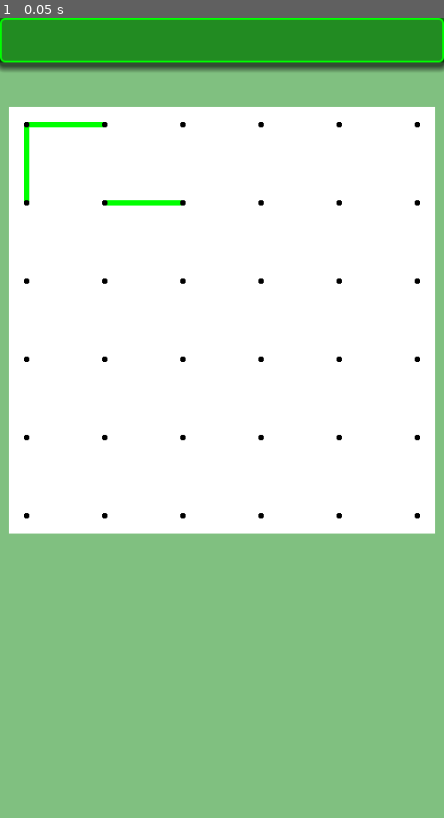
Above: before the commit, frame 1.
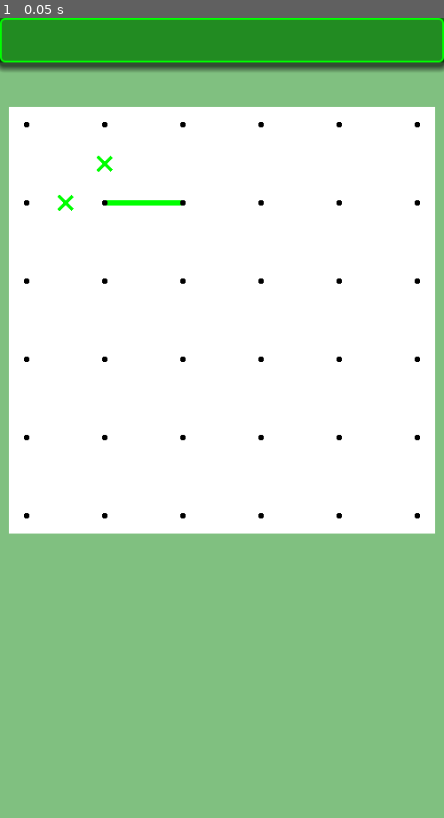
Above: after the commit, the same moment.

Repository: vivisuke/GridGraph
Game: Godot game, scene res://main.tscn
Same seed, same stepped clock (60 frames per second), same inputs: the game is played once before the commit and once after it.
Inputs:
- Up to frame 1 (0.05 s): no input

The runs differ from the first frame. In frame 1, 0.3% of the frame differs, in the area x 5-26%, y 13-25%.

Commit message:
0012 ◎ C 03/20 03/20 0.001│ToDo│Board.unmake_h_link(ix), unmake_v_link(ix)

Diff:
--- a/GridGraph/scripts/Board.gd
+++ b/GridGraph/scripts/Board.gd
@@ -110,6 +110,22 @@
 	degree[ix+ARY_WIDTH] += 1
 	count[ix] += 1
 	count[ix-1] += 1
+func unmake_h_link(ix):			# make_h_link() 処理を戻す
+	h_link[ix] = EMPTY
+	degree[ix] -= 1
+	degree[ix+1] -= 1
+	count[ix] -= 1
+	count[ix-ARY_WIDTH] -= 1
+func unmake_v_link(ix):			# make_v_link() 処理を戻す
+	v_link[ix] = EMPTY
+	degree[ix] -= 1
+	degree[ix+ARY_WIDTH] -= 1
+	count[ix] -= 1
+	count[ix-1] -= 1
+func make_h_unlink(ix):
+	h_link[ix] = UNLINKED
+func make_v_unlink(ix):
+	v_link[ix] = UNLINKED
 func print_degree():
 	print("vertex degree:")
 	for y in range(N_VERT+1):
--- a/GridGraph/scripts/main.gd
+++ b/GridGraph/scripts/main.gd
@@ -20,6 +20,13 @@
 	bd.make_h_link(xyToIX(0, 0))
 	bd.make_v_link(xyToIX(0, 0))
 	bd.make_h_link(xyToIX(1, 1))
+	bd.make_h_unlink(xyToIX(0, 1))
+	bd.make_v_unlink(xyToIX(1, 0))
+	bd.print_board()
+	bd.print_degree()
+	bd.print_count()
+	bd.unmake_h_link(xyToIX(0, 0))
+	bd.unmake_v_link(xyToIX(0, 0))
 	bd.print_board()
 	bd.print_degree()
 	bd.print_count()
Not shown, changed: GridGraph.spr
